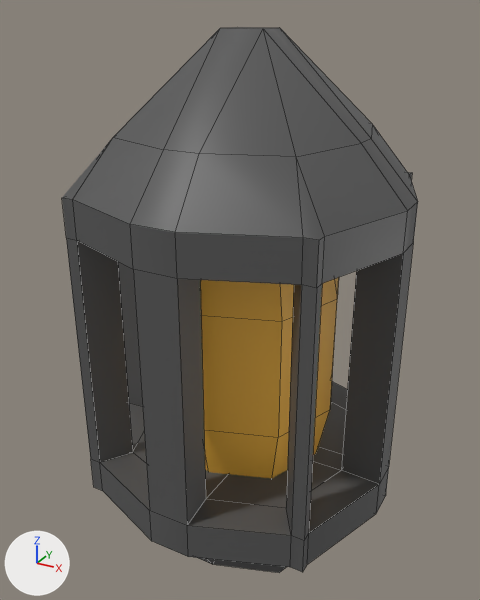
Two versions of the FBX model Assets/_Art/_Models/Graveyard/Mesh_lamp.fbx, one commit apart.
Before and after are seen from a 50 mm lens placed at (-1.665, -3.924, 0.632), pointed at (-2.031, -3.259, 0.299). The axes (+X, +Y, +Z) are drawn at lower left. The lights are the same throughout. Mesh edges are drawn as thin lines. Where no turn or scale is listed for an object, it has been applied to the vertices.

Before the edit, the objects in view are built like this:
```python
me_mesh = bpy.data.meshes.new('Mesh')
me_mesh.from_pydata(...)  # 190 vertices, 204 faces; spans x -0.191..0.191, y -0.191..0.191, z -0.312..0.312
me_mesh.materials.append(mat_graveyard)  # picture img_trim_for_graveyard_graveayrd_basecolor_png
ob_lamp = bpy.data.objects.new('lamp', me_mesh)
ob_lamp.location = (-2.022, -3.253, 0.3)
```
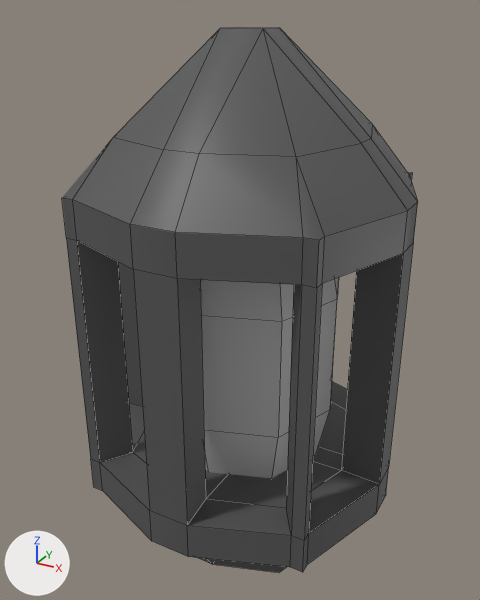
Where the change shows, as pixel boxes (x1, y1, x2, y2) in the pictures (480 x 600 px):
part 1 of me_mesh, recoloured (brown to grey)
    both: (200, 277, 339, 478)

Patch to the scene script:
```diff
--- a/Assets/_Art/_Models/Graveyard/Mesh_lamp.fbx.py
+++ b/Assets/_Art/_Models/Graveyard/Mesh_lamp.fbx.py
@@ mat_lambert2 @@
+mat_lambert2 = principled_material('lambert2')
+mat_lambert2.base_color = (0.5, 0.5, 0.5)  # grey #bcbcbc
@@ me_mesh @@
 me_mesh.from_pydata(...)  # 190 vertices, 204 faces; spans x -0.191..0.191, y -0.191..0.191, z -0.312..0.312
 # used by ob_lamp; location = (-2.022, -3.253, 0.3)
+# me_mesh part 1: 32 of the faces centred in x -0.105..0.1, y -0.099..0.101, z -0.209..0.108 switch from mat_graveyard (picture img_trim_for_graveyard_graveayrd_basecolor_png) to mat_lambert2 (grey #bcbcbc)
```
